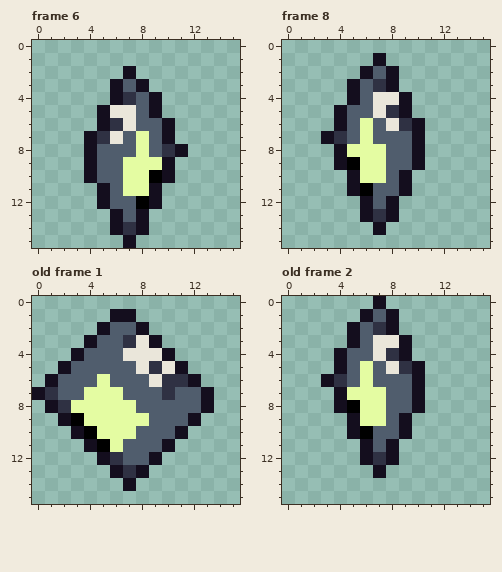
Edited in one commit: pixel-art file (WIP Assets/disk pickup.aseprite). That is the earlier state.
16x16 pixels, 8 frames. Shown: frame 6, frame 8, old frame 1, old frame 2. The commit also changed other frames, which this record leaves out.
Once edited:
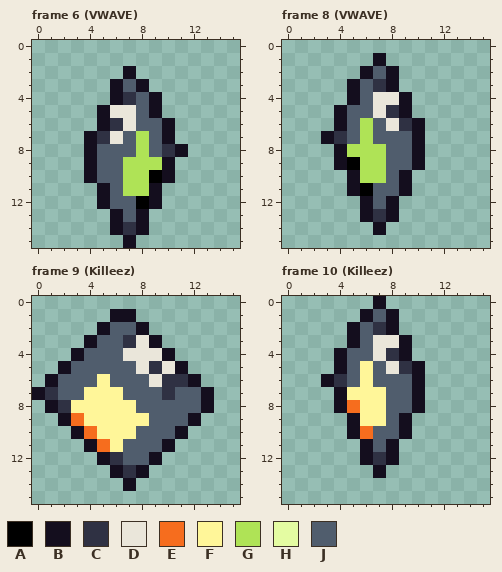
Palette (. is transparent): A #000000  B #140e1e  C #2f3143  D #eae6da  E #f66d1e  F #fff699  G #afe356  H #e4fca2  J #505d6d
A new or re-ordered frame is compared with the old frame closest to it.
What changed:
frames 8 -> 32
Frame 6 (VWAVE):
Colour H gives way to colour G in rows 7 to 8 at x 8; in row 9 at x 7 to 9; in rows 10 to 11 at x 7 to 8.
Frame 8 (VWAVE):
Colour H gives way to colour G in rows 6 to 7 at x 6; in row 8 at x 5 to 7; in rows 9 to 10 at x 6 to 7.
Frame 9 (Killeez) is new; against old frame 1:
Colour A gives way to colour E in row 9 at x 3; in row 10 at x 4; in row 11 at x 5.
Colour H gives way to colour F in row 6 at x 5; in row 7 at x 4 to 6; in row 8 at x 3 to 7; in row 9 at x 4 to 8; in row 10 at x 5 to 7; in row 11 at x 6.
Frame 10 (Killeez) is new; against old frame 2:
Colour A gives way to colour E in row 8 at x 5; in row 10 at x 6.
Colour H gives way to colour F in rows 5 to 6 at x 6; in row 7 at x 5 to 7; in rows 8 to 9 at x 6 to 7.
